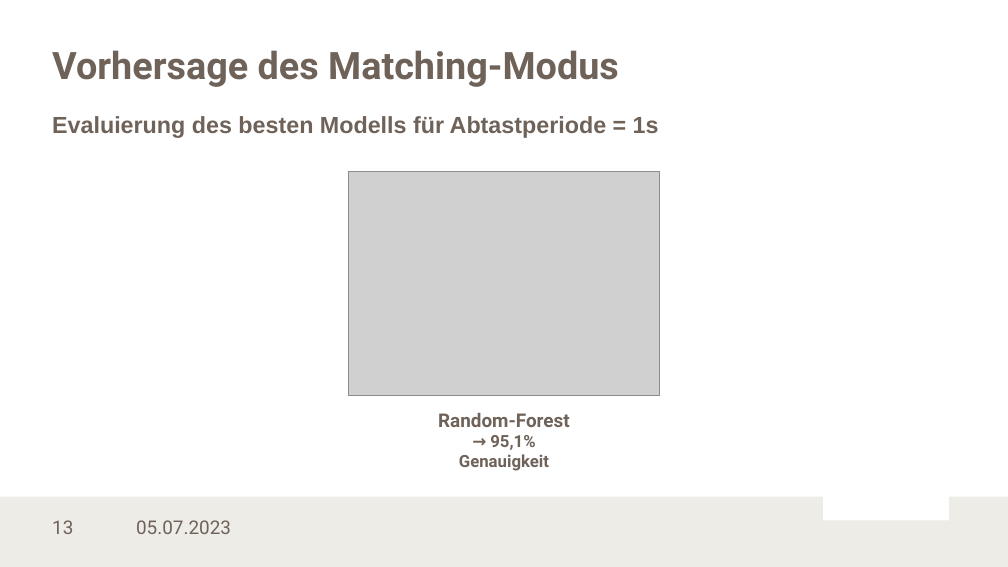
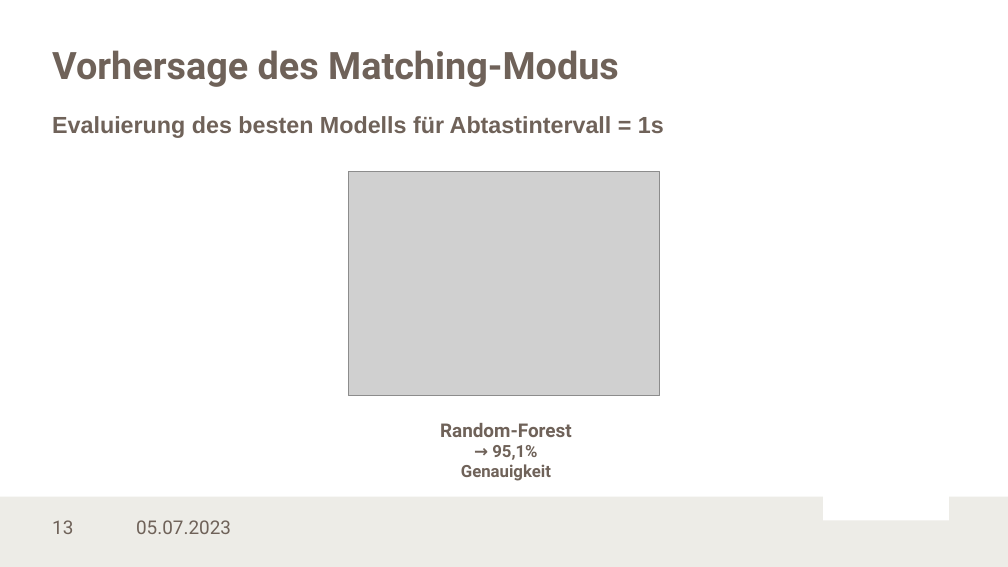
Before and after one commit to LennartKoepper/Bachelor-Thesis, a slide deck: slide 13 of Seminar/Bachelorseminar_02-07-2023.pptx. Drawn at 1008x567 pixels with LibreOffice and Linux fonts; fonts in the diff are those of the drawing; grey boxes stand for pictures; background and template pictures are left out. Boxes give left, top, right and bottom in pixels: in the first picture for what was removed or moved away, otherwise in the second. Text is boxed around its words. In the diff, an @@ line names an element or a change of style, - is before the commit and + after.

```diff
--- a/Seminar/Bachelorseminar_02-07-2023.pptx
+++ b/Seminar/Bachelorseminar_02-07-2023.pptx
@@ text at [52,116,664,138]: text changed @@
-Evaluierung des besten Modells für Abtastperiode = 1s
+Evaluierung des besten Modells für Abtastintervall = 1s
@@ text "Random-Forest": place and size @@
-text "Random-Forest" at [438,413,570,471]
+text "Random-Forest" at [440,423,572,481]
```
Also in this commit, not shown: 8 other slides changed.
